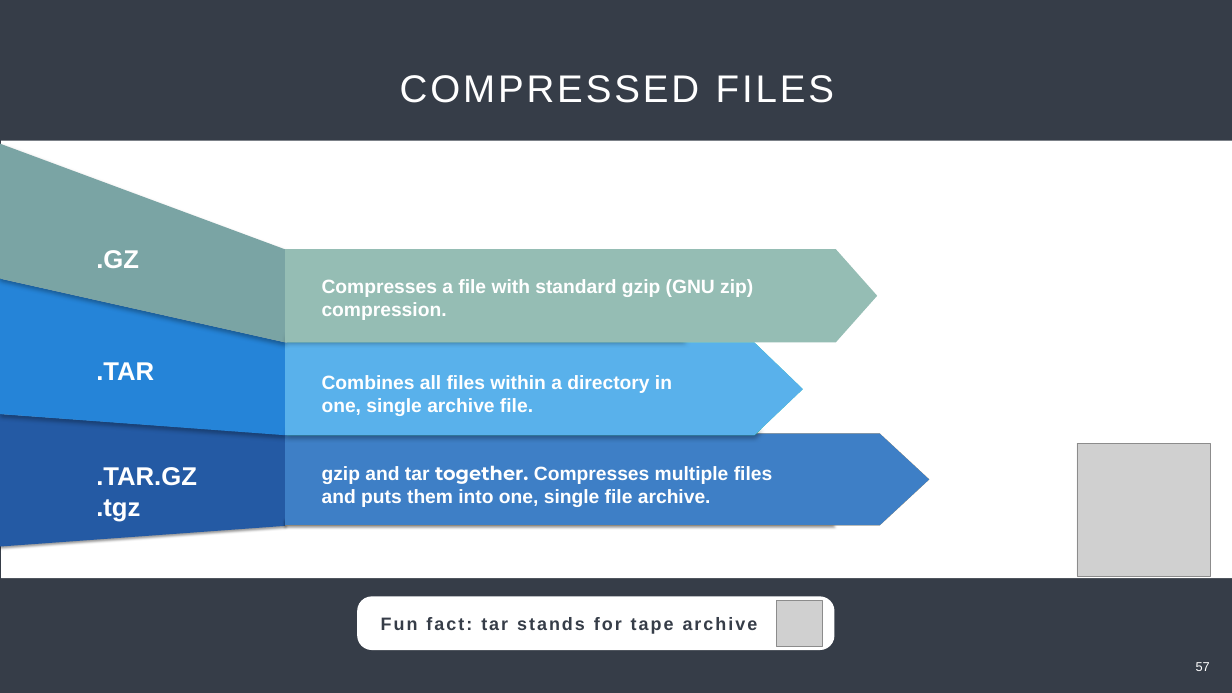
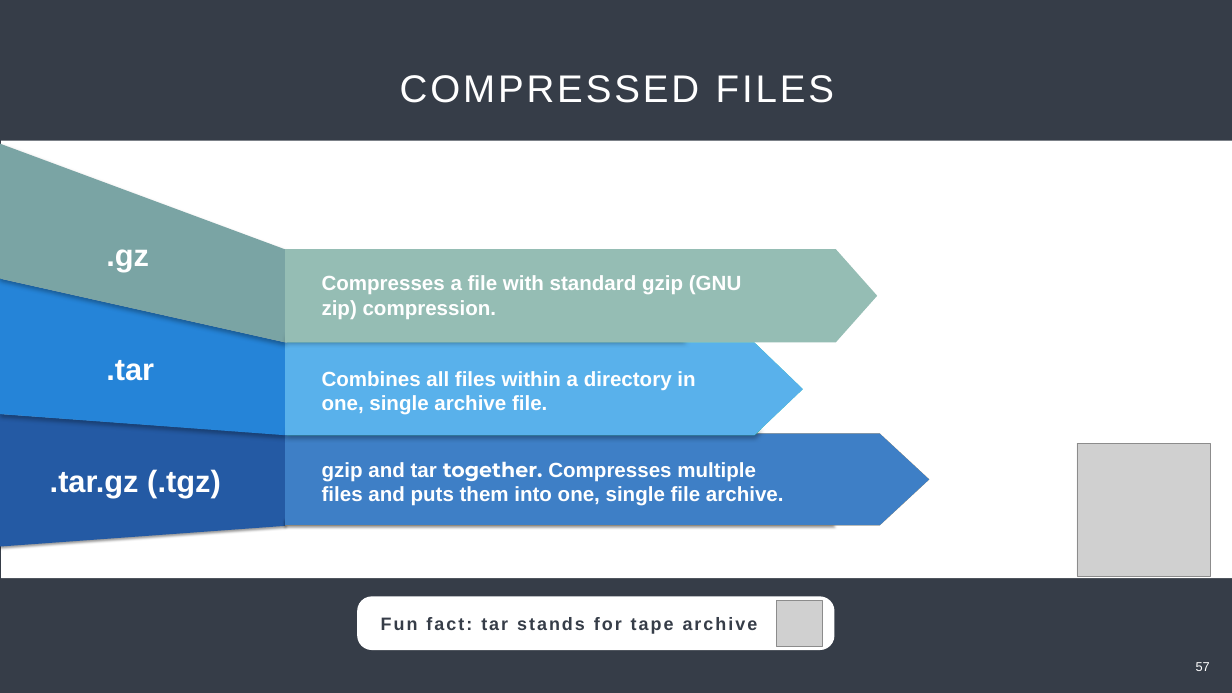
Before and after one commit to Center-for-Health-Data-Science/Just-Bash-It, a slide deck: slide 57 of Teachers/Just_Bash_It_Slideshow.pptx. Drawn at 1232x693 pixels with LibreOffice and Linux fonts; fonts in the diff are those of the drawing; grey boxes stand for pictures. Boxes give left, top, right and bottom in pixels: in the first picture for what was removed or moved away, otherwise in the second. Text is boxed around its words. In the diff, an @@ line names an element or a change of style, - is before the commit and + after.

```diff
--- a/Teachers/Just_Bash_It_Slideshow.pptx
+++ b/Teachers/Just_Bash_It_Slideshow.pptx
@@ text at box(106, 249, 149, 271): text changed; size 40 to 48 pt @@
-.GZ
+.gz
@@ text at box(106, 360, 154, 381): text changed; size 40 to 48 pt @@
-.TAR
+.tar
@@ size 30 to 32 pt in 3 elements at box(322, 275, 742, 319), box(322, 461, 784, 506), box(322, 371, 695, 415) @@
@@ text at box(50, 469, 221, 498): text changed; size 40 to 48 pt @@
-.TAR.GZ
-.tgz
+.tar.gz (.tgz)
```
Also in this commit, not shown: 26 other slides changed.
